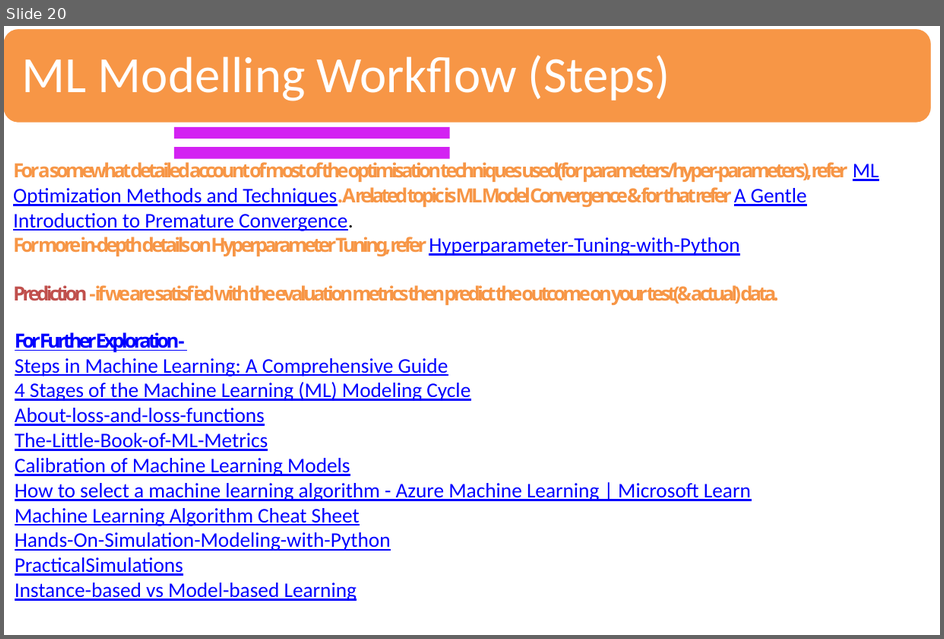
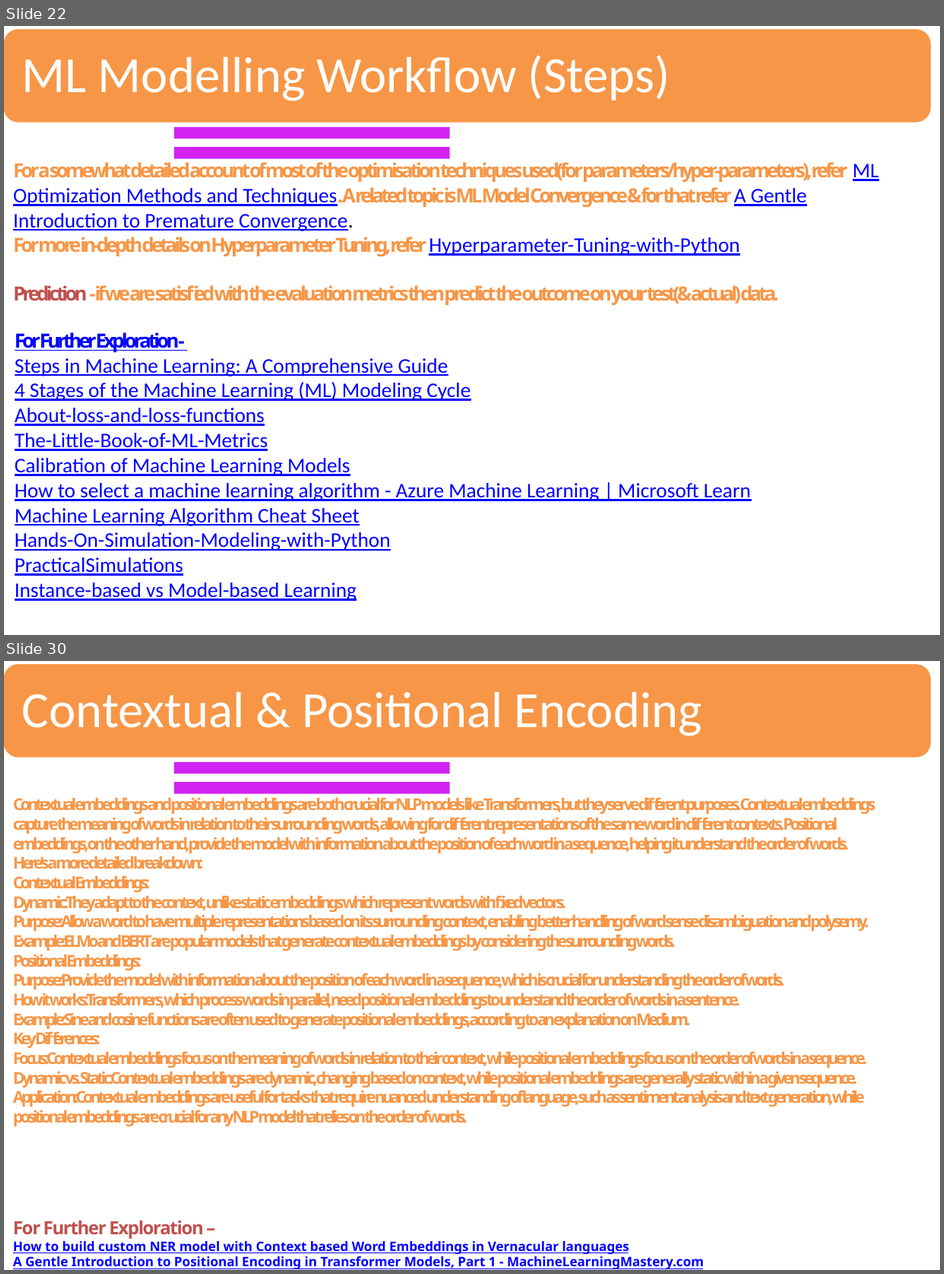
Before and after one commit to sandipray63in/Some_Self_Learning_Decks, a slide deck: AI, ML, DL & Related Topics(WIP).pptx. Shown one above the other, each under a label of ours: slide 20 before the commit, slides 22 and 30 after it; the slides between them are not shown. The pictures are 944x639 and 944x1274 pixels, drawn with LibreOffice and Linux fonts; fonts in the diff are those of the drawing. Boxes give left, top, right and bottom in pixels: in the first picture for what was removed or moved away, otherwise in the second. Text is boxed around its words. In the diff, an @@ line names an element or a change of style, - is before the commit and + after.

```diff
--- a/AI, ML, DL & Related Topics(WIP).pptx
+++ b/AI, ML, DL & Related Topics(WIP).pptx
@@ slide 30 added at box(4, 661, 940, 1270), background #FFFFFF @@
@@ rounded rectangle added at box(4, 663, 933, 758), fill #F79646, outline #FFFFFF 2 pt @@
@@ text added at box(22, 691, 702, 736), 39 pt, text #FFFFFF @@
+Contextual & Positional Encoding
@@ freeform shape added at box(174, 762, 451, 773), fill #D322F2 @@
@@ text added at box(13, 797, 876, 1126), 12.5 pt, text #F79646, bold @@
+Contextual embeddings and positional embeddings are both crucial for NLP models like Transformers, but they serve different purposes. Contextual embeddings capture the meaning of words in relation to their surrounding words, allowing for different representations of the same word in different contexts. Positional embeddings, on the other hand, provide the model with information about the position of each word in a sequence, helping it understand the order of words.
+Here's a more detailed breakdown:
+Contextual Embeddings:
+Dynamic:They adapt to the context, unlike static embeddings which represent words with fixed vectors.
+Purpose:Allow a word to have multiple representations based on its surrounding context, enabling better handling of word sense disambiguation and polysemy.
+Example:ELMo and BERT are popular models that generate contextual embeddings by considering the surrounding words.
+Positional Embeddings:
+Purpose:Provide the model with information about the position of each word in a sequence, which is crucial for understanding the order of words.
+How it works:Transformers, which process words in parallel, need positional embeddings to understand the order of words in a sentence.
+Example:Sine and cosine functions are often used to generate positional embeddings, according to an explanation on Medium.
+Key Differences:
+Focus:Contextual embeddings focus on the meaning of words in relation to their context, while positional embeddings focus on the order of words in a sequence.
+Dynamic vs. Static:Contextual embeddings are dynamic, changing based on context, while positional embeddings are generally static within a given sequence.
+Application:Contextual embeddings are useful for tasks that require nuanced understanding of language, such as sentiment analysis and text generation, while positional embeddings are crucial for any NLP model that relies on the order of words.
@@ freeform shape added at box(174, 782, 451, 793), fill #D322F2 @@
@@ text added at box(13, 1220, 704, 1269), 10 pt, text #0000FF, bold, underline @@
+For Further Exploration –
+How to build custom NER model with Context based Word Embeddings in Vernacular languages
+A Gentle Introduction to Positional Encoding in Transformer Models, Part 1 - MachineLearningMastery.com
@@ what was slide 20 is now slide 22 @@
```
Also in this commit, not shown: 3 slides changed, 10 other slides added.
